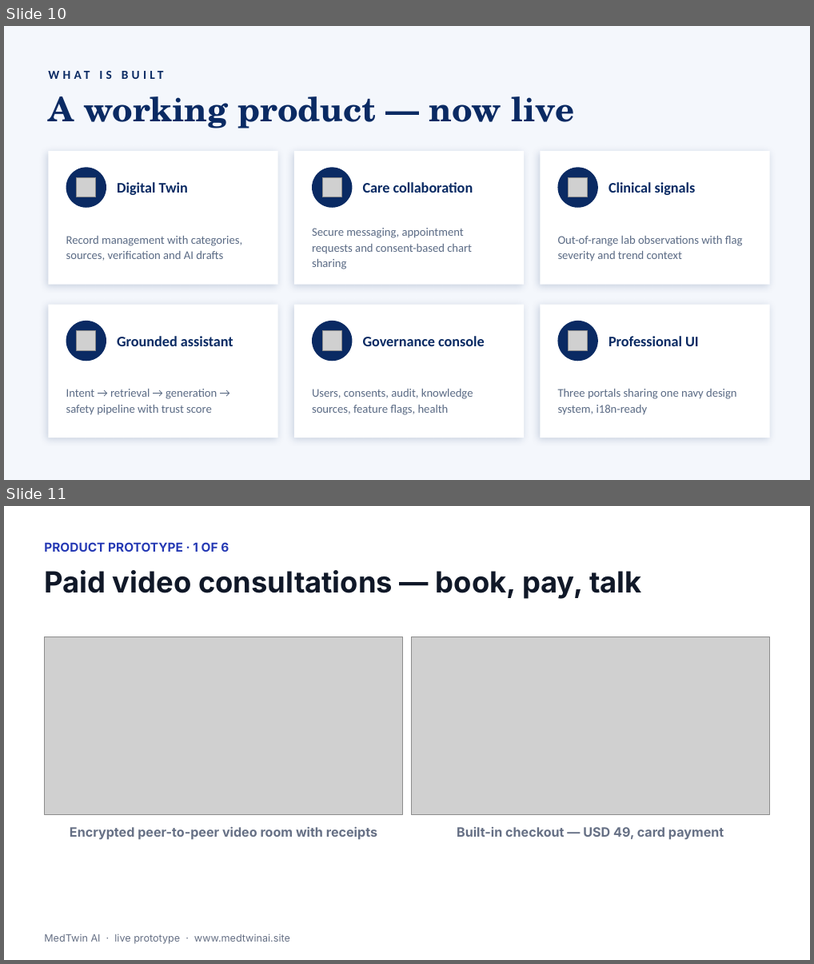
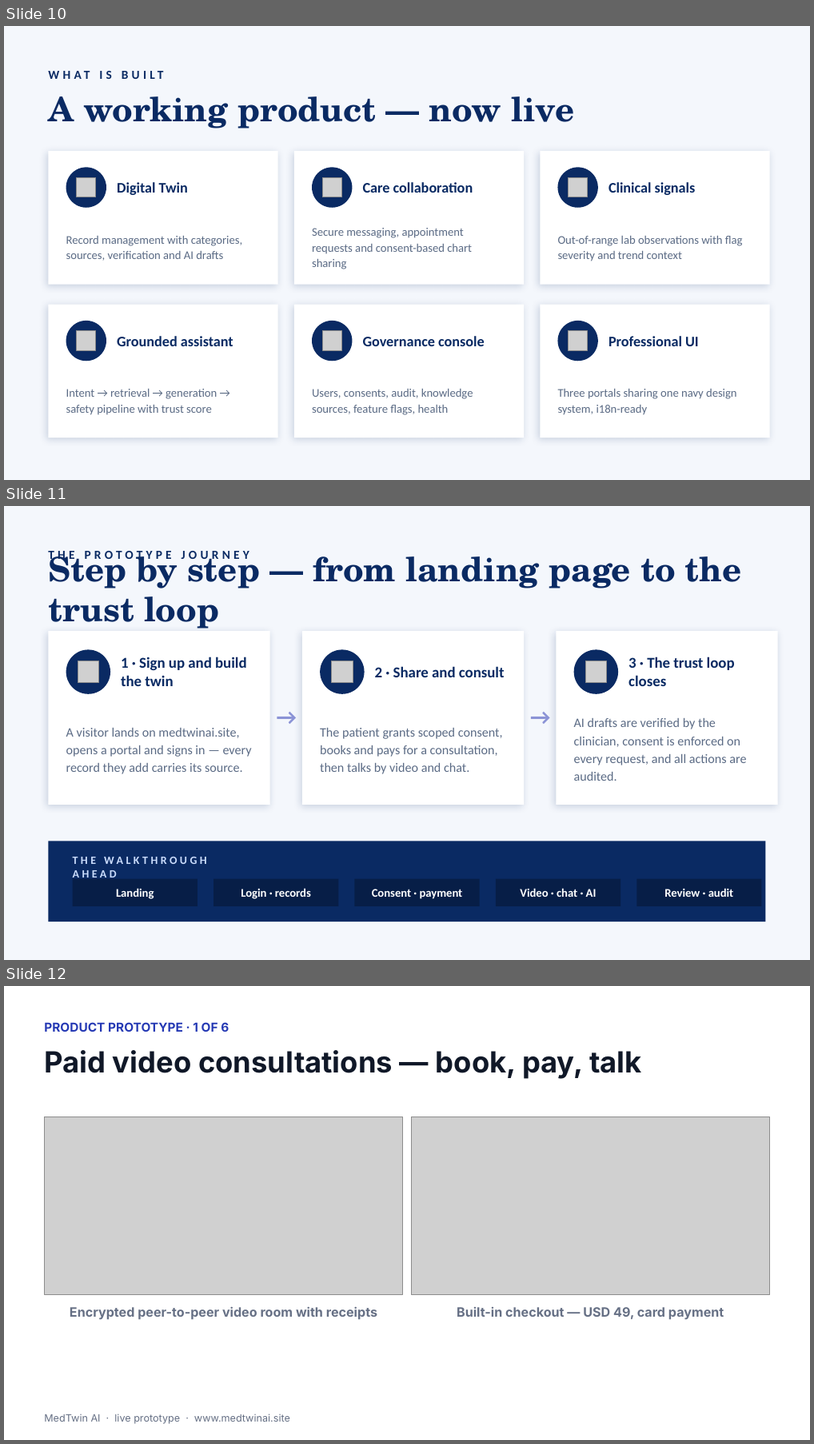
Before and after one commit to simul49/MedTwin-AI, a slide deck: MedTwin-AI-Presentation.pptx. Shown one above the other, each under a label of ours: slides 10 and 11 before the commit, slides 10, 11 and 12 after it. The pictures are 814x964 and 814x1444 pixels, drawn with LibreOffice and Linux fonts; fonts in the diff are those of the drawing; grey boxes stand for pictures. Boxes give left, top, right and bottom in pixels: in the first picture for what was removed or moved away, otherwise in the second. Text is boxed around its words. In the diff, an @@ line names an element or a change of style, - is before the commit and + after.

Commit message:
docs: add step-by-step prototype journey slide before the screenshot walkthrough

```diff
--- a/MedTwin-AI-Presentation.pptx
+++ b/MedTwin-AI-Presentation.pptx
@@ slide 11 added at [4, 506, 810, 960], background #F4F7FC @@
@@ text added at [48, 551, 250, 563], 11 pt, text #0A2A63, bold @@
+THE PROTOTYPE JOURNEY
@@ text added at [48, 551, 742, 628], 30 pt, text #0A2A63, bold @@
+Step by step — from landing page to the trust loop
@@ rectangle added at [48, 631, 270, 804], fill #FFFFFF @@
@@ ellipse added at [66, 649, 110, 694], fill #0A2A63 @@
@@ rectangle added at [302, 631, 524, 804], fill #FFFFFF @@
@@ ellipse added at [320, 649, 365, 694], fill #0A2A63 @@
@@ rectangle added at [556, 631, 778, 804], fill #FFFFFF @@
@@ ellipse added at [574, 649, 618, 694], fill #0A2A63 @@
@@ picture added at [78, 661, 98, 682] @@
@@ text added at [121, 656, 247, 686], 13.5 pt, text #0A2A63, bold @@
+1 · Sign up and build the twin
@@ picture added at [331, 661, 352, 682] @@
@@ text added at [375, 666, 505, 677], 13.5 pt, text #0A2A63, bold @@
+2 · Share and consult
@@ picture added at [586, 661, 606, 682] @@
@@ text added at [629, 656, 735, 686], 13.5 pt, text #0A2A63, bold @@
+3 · The trust loop closes
@@ text added at [273, 696, 301, 736], 20 pt, text #8B93D6, bold @@
+→
@@ text added at [526, 696, 554, 736], 20 pt, text #8B93D6, bold @@
+→
@@ text added at [574, 718, 746, 780], 11.5 pt, text #5B6B85 @@
+AI drafts are verified by the clinician, consent is enforced on every request, and all actions are audited.
@@ text added at [66, 728, 252, 774], 11.5 pt, text #5B6B85 @@
+A visitor lands on medtwinai.site, opens a portal and signs in — every record they add carries its source.
@@ text added at [320, 728, 503, 774], 11.5 pt, text #5B6B85 @@
+The patient grants scoped consent, books and pays for a consultation, then talks by video and chat.
@@ rectangle added at [48, 840, 766, 921], fill #0A2A63 @@
@@ text added at [73, 856, 206, 877], 10 pt, text #CADCFC, bold @@
+THE WALKTHROUGH AHEAD
@@ rectangle added at [73, 879, 198, 906], fill #071E47 @@
@@ text added at [116, 888, 154, 899], 10.5 pt, text #FFFFFF, bold @@
+Landing
@@ rectangle added at [214, 879, 338, 906], fill #071E47 @@
@@ text added at [241, 888, 311, 899], 10.5 pt, text #FFFFFF, bold @@
+Login · records
@@ rectangle added at [354, 879, 480, 906], fill #071E47 @@
@@ text added at [372, 888, 463, 899], 10.5 pt, text #FFFFFF, bold @@
+Consent · payment
@@ rectangle added at [496, 879, 621, 906], fill #071E47 @@
@@ text added at [520, 888, 597, 896], 10.5 pt, text #FFFFFF, bold @@
+Video · chat · AI
@@ rectangle added at [637, 879, 762, 906], fill #071E47 @@
@@ text added at [665, 888, 734, 896], 10.5 pt, text #FFFFFF, bold @@
+Review · audit
@@ what was slide 11 is now slide 12 @@
```
